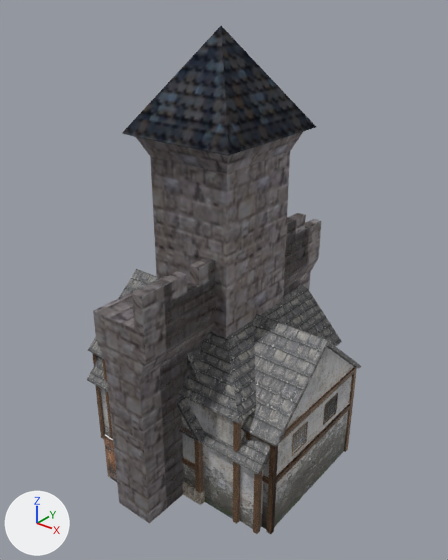
The Blender file Assets/Models/medieval_town/medieval_town_101223.blend: old version first, new version second.
Both versions are drawn from a 50 mm lens placed at (17.1, -21.2, 23.1), pointed at (0.4, -0.3, 10.1). The lights are fixed; the arrows at lower left show +X, +Y and +Z.

In view in the first picture: 'gate', 'house02', 'house04', 'house07', 'house08', 'tower', 'wall'.
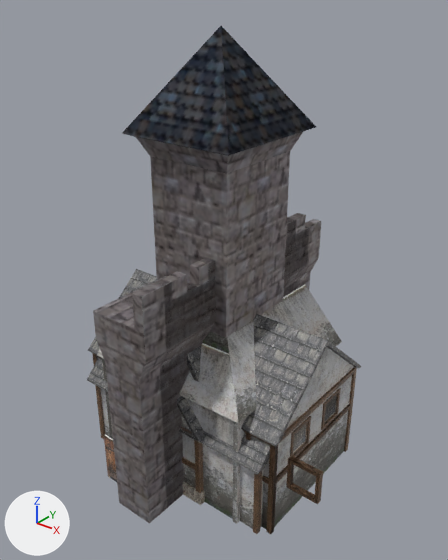
The change, as a diff of the scene's bpy script:
```diff
--- a/Assets/Models/medieval_town/medieval_town_101223.blend.py
+++ b/Assets/Models/medieval_town/medieval_town_101223.blend.py
@@ img_woodbeam02_jpeg_014 @@
+img_woodbeam02_jpeg_014 = load_image('WoodBeam02.jpeg.014', '../../Images/WoodBeam02.jpeg', 850, 850, 'sRGB')
@@ mat_beams_010 @@
+mat_beams_010 = bpy.data.materials.new('Beams.010')
+# uses the picture img_woodbeam02_jpeg_014
@@ me_house8 @@
 # used by ob_house08; location = (0.0, 0.0, 0.0); rotation_euler = (1.571, 0.0, 0.0), in degrees (90, 0, 0); scale = (0.01, 0.01, 0.01)
-me_house8.from_pydata(...)  # 404 vertices, 270 faces; spans x -601.0..601.0, y -1.0..995.0, z -386.0..386.0
+me_house8.from_pydata(...)  # 692 vertices, 468 faces; spans x -601.0..601.0, y -1.0..995.0, z -386.0..386.0
+# me_house8 part 1: a new loose piece, a box spanning x 556.0..581.0, y 472.0..489.0, z -213.0..-58.0, in mat_beams
+# me_house8 part 2: a new loose piece, a box spanning x 556.0..581.0, y 330.0..346.0, z -213.0..-58.0, in mat_beams
+# me_house8 part 3: a new loose piece, a box spanning x 556.0..581.0, y 472.0..489.0, z 63.0..219.0, in mat_beams
+# me_house8 part 4: a new loose piece, a box spanning x 556.0..581.0, y 330.0..346.0, z 63.0..219.0, in mat_beams
+# me_house8 part 5: 48 vertices added at x 51.0..581.0, y 347.0..473.0, z -371.0..219.0
 me_house8.materials.append(mat_roof)
@@ me_house8_009 @@
 # used by ob_house04; location = (0.0, 0.0, 0.0); rotation_euler = (1.571, 0.0, 0.0), in degrees (90, 0, 0); scale = (0.01, 0.01, 0.01)
-me_house8_009.from_pydata(...)  # 165 vertices, 135 faces; spans x -452.0..452.0, y 0.0..865.0, z -443.0..443.0
-me_house8_009.materials.append(mat_door)
+me_house8_009.from_pydata(...)  # 317 vertices, 239 faces; spans x -452.0..452.0, y 0.0..865.0, z -443.0..443.0
+# me_house8_009 part 6: 48 faces spanning x -446.0..426.0, y 0.0..603.0, z -429.0..416.0 switch from mat_beams to mat_wall
+# me_house8_009 part 7: 20 faces spanning x -452.0..452.0, y 595.0..865.0, z -443.0..443.0 switch from mat_roof to mat_wall
@@ me_house8_015 @@
+me_house8_015.from_pydata(...)  # 60 vertices, 34 faces; spans x 654.0..810.0, y 330.0..489.0, z 343.0..368.0
+me_house8_015.materials.append(mat_beams_010)
@@ ob_window_frame_008 @@
+ob_window_frame_008 = bpy.data.objects.new('window frame.008', me_house8_015)
+ob_window_frame_008.location = (0.0, 0.0, 0.0)
+ob_window_frame_008.rotation_euler = (1.571, 0.0, 0.0)  # degrees (90, 0, 0)
+ob_window_frame_008.scale = (0.01, 0.01, 0.01)
```

What differs and where, as boxes [x1, y1, x2, y2] in the pictures (448 x 560 px):
'window frame.008', added
    after: [286, 456, 323, 504]
part 1 of me_house8, added
    after: [323, 388, 341, 406]
part 2 of me_house8, added
    after: [321, 413, 338, 430]
part 3 of me_house8, added
    after: [291, 416, 311, 436]
part 4 of me_house8, added
    after: [293, 441, 309, 457]
part 5 of me_house8, added
    after: [290, 392, 340, 456]
part 6 of me_house8_009, recoloured (brown to grey)
    both: [102, 358, 242, 524]
part 7 of me_house8_009, recoloured
    both: [97, 284, 342, 423]
